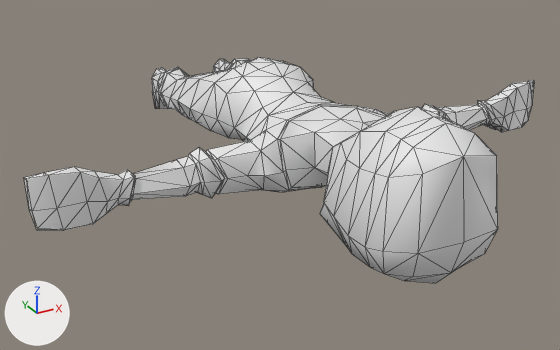
The glTF model client/public/models/Player_Base.glb: old version first, new version second.
Before and after are seen from a 50 mm lens placed at (-2.08, -5.11, 1.57), pointed at (-0.12, -1.54, -0.21). The lights are fixed; the arrows at lower left show +X, +Y and +Z. The first picture is the older version. Mesh edges are drawn as thin lines. Materials are left out; every surface is plain grey.

Names of what the first picture shows: 'PlayerBody'.
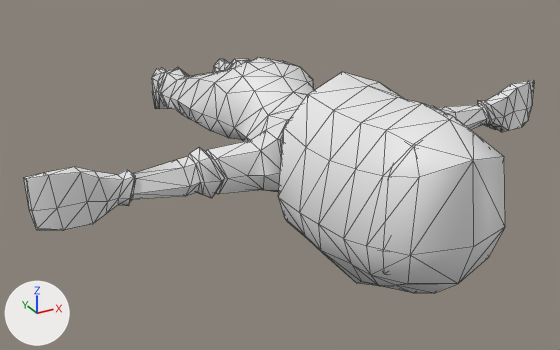
The newer file is also turned or shifted as a whole; pictures and numbers use the older file's frame.

Changed parts and their boxes (x1, y1, x2, y2) in the pictures (560 x 350 px):
'Face', added: after (278, 72, 505, 293)

The edits, one by one:
Mesh me_ncl1_29_001 is new.
It has 122 vertices, 200 faces and spans x -0.429..0.429, y -3.004..-1.904, z -0.331..0.673.
Object 'Face' (ob_face) is new; it shows me_ncl1_29_001.
Its location is (0.0, 0.0, -0.166).
